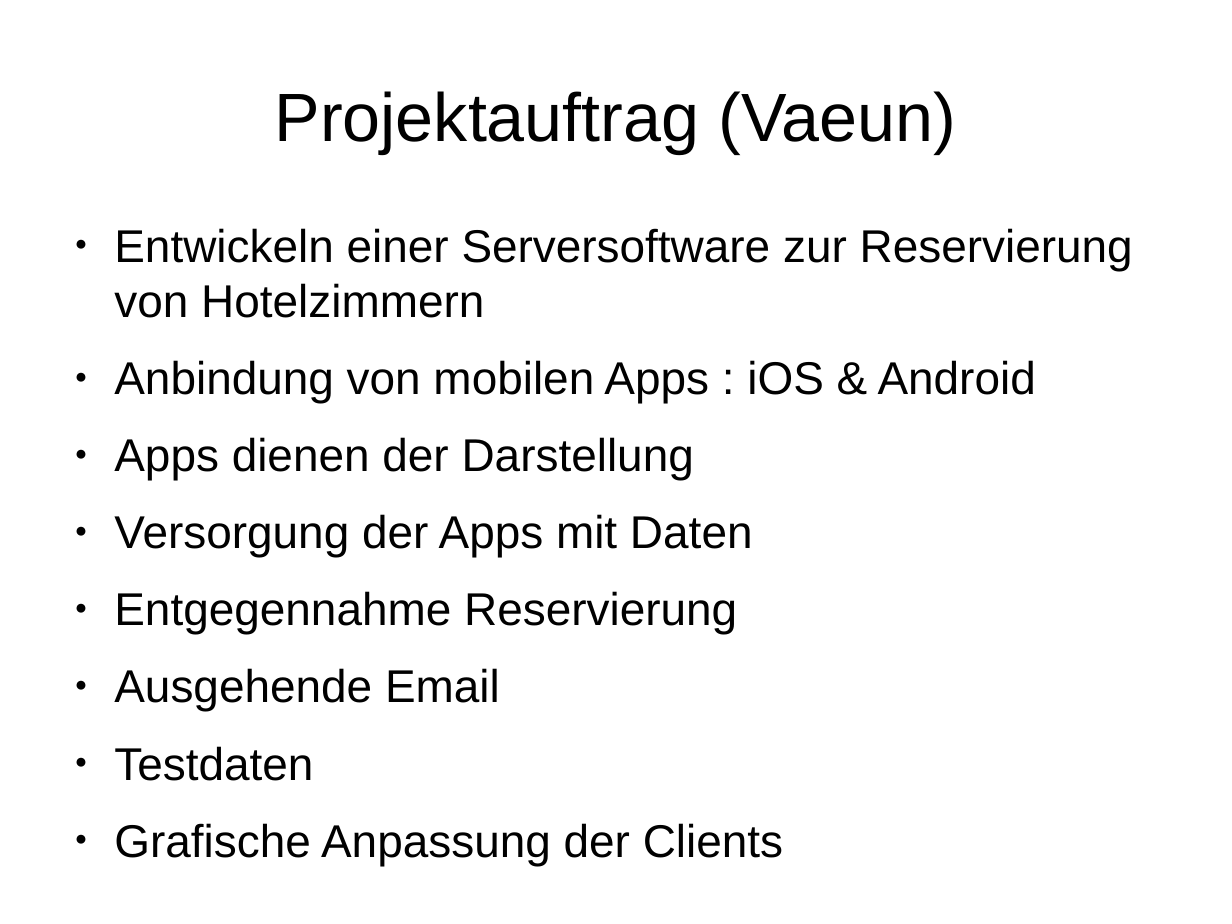
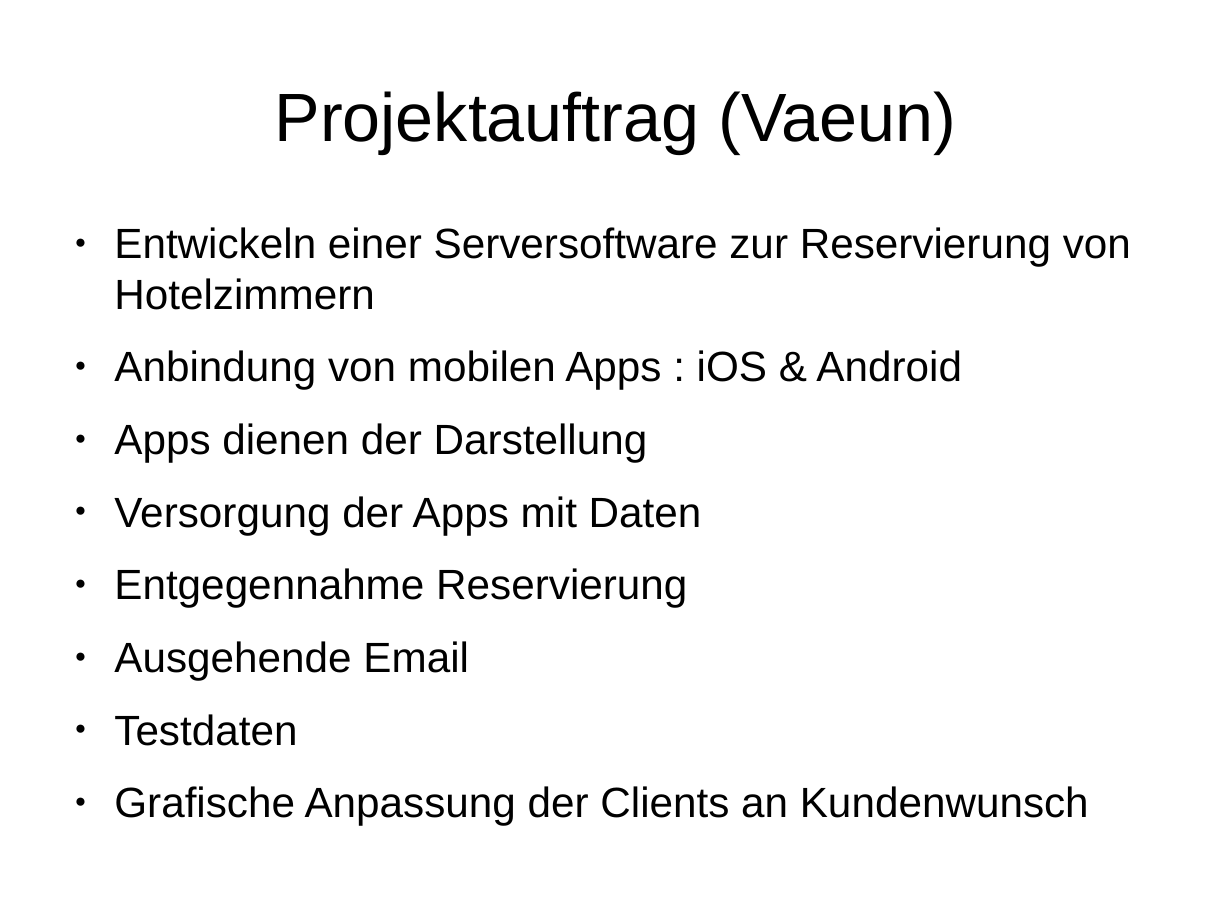
Before and after one commit to janhelmle/weiterbildung_fachinformatiker_ihk_projektantrag, a slide deck: slide 3 of praesentation/presentation_v1.odp. Drawn at 1232x924 pixels with LibreOffice and Linux fonts; fonts in the diff are those of the drawing. Boxes give left, top, right and bottom in pixels: in the first picture for what was removed or moved away, otherwise in the second. Text is boxed around its words. In the diff, an @@ line names an element or a change of style, - is before the commit and + after.

Commit message:
Progress

```diff
--- a/praesentation/presentation_v1.odp
+++ b/praesentation/presentation_v1.odp
@@ text at box(114, 227, 1131, 746): size 29.6 to 27.2 pt in "Entwickeln einer Serversoftware zur Reservierung von Hotelzi ...", "Anbindung von mobilen Apps : iOS & ...", "Apps dienen der Darstellung", "Versorgung der Apps mit Daten" and 3 more places @@
@@ text at box(114, 786, 1089, 826): text changed; size 29.6 to 27.2 pt @@
-● Grafische Anpassung der Clients
+● Grafische Anpassung der Clients an Kundenwunsch
```
